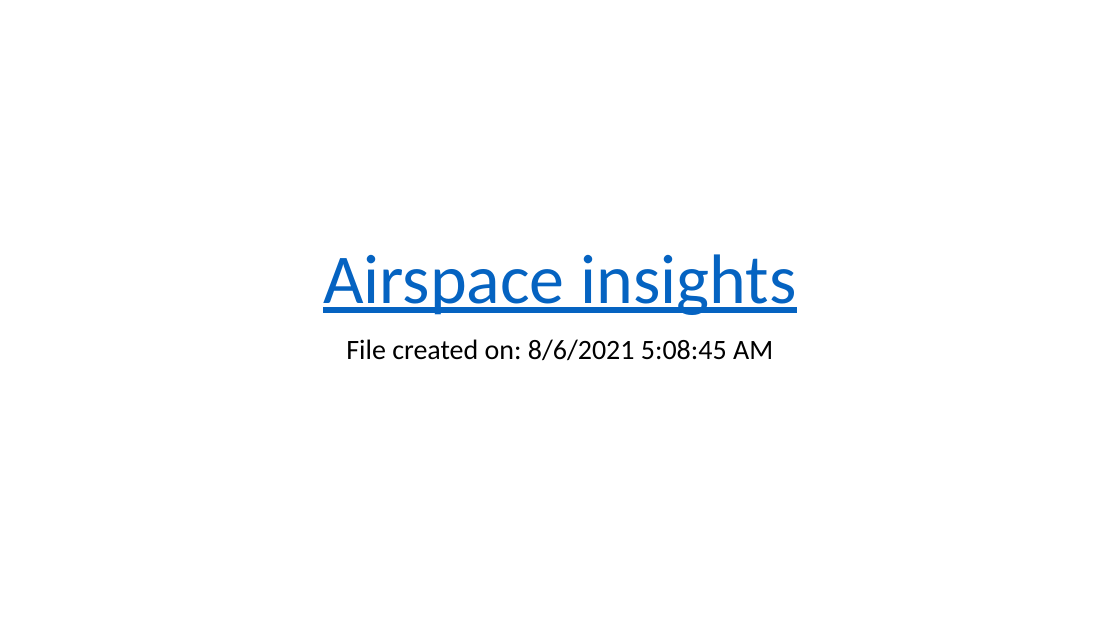
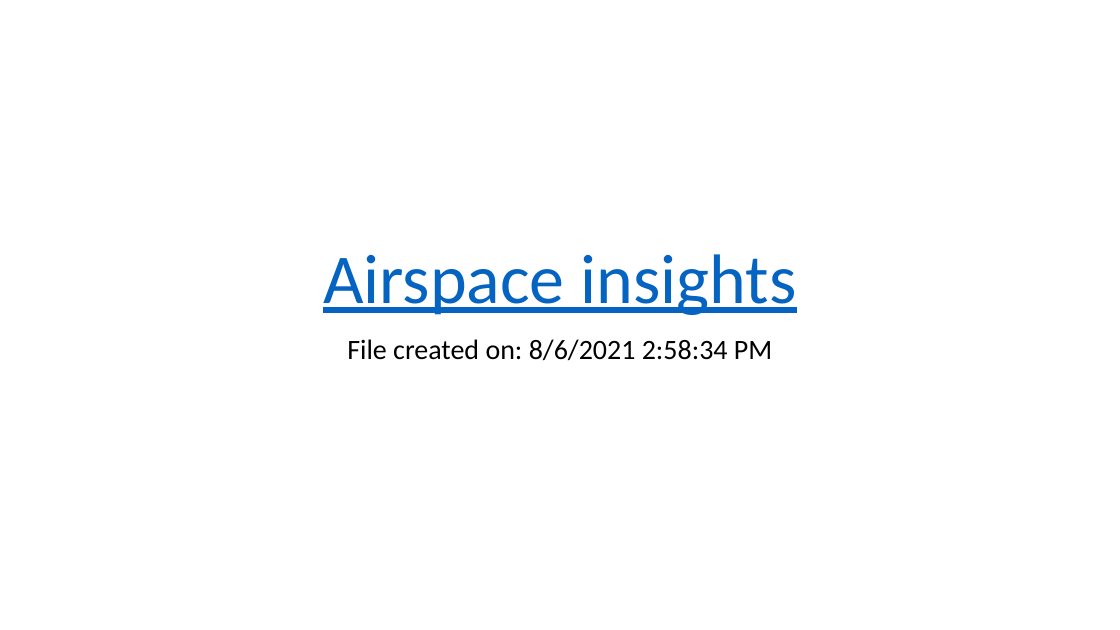
Before and after one commit to SrinivasNedunuri/Airspace_project, a slide deck: slide 1 of Airspace insights.pptx. Drawn at 1120x630 pixels with LibreOffice and Linux fonts; fonts in the diff are those of the drawing. Boxes give left, top, right and bottom in pixels: in the first picture for what was removed or moved away, otherwise in the second. Text is boxed around its words. In the diff, an @@ line names an element or a change of style, - is before the commit and + after.

```diff
--- a/Airspace insights.pptx
+++ b/Airspace insights.pptx
@@ subtitle at (347, 339, 772, 361): text changed @@
-File created on: 8/6/2021 5:08:45 AM
+File created on: 8/6/2021 2:58:34 PM
```
